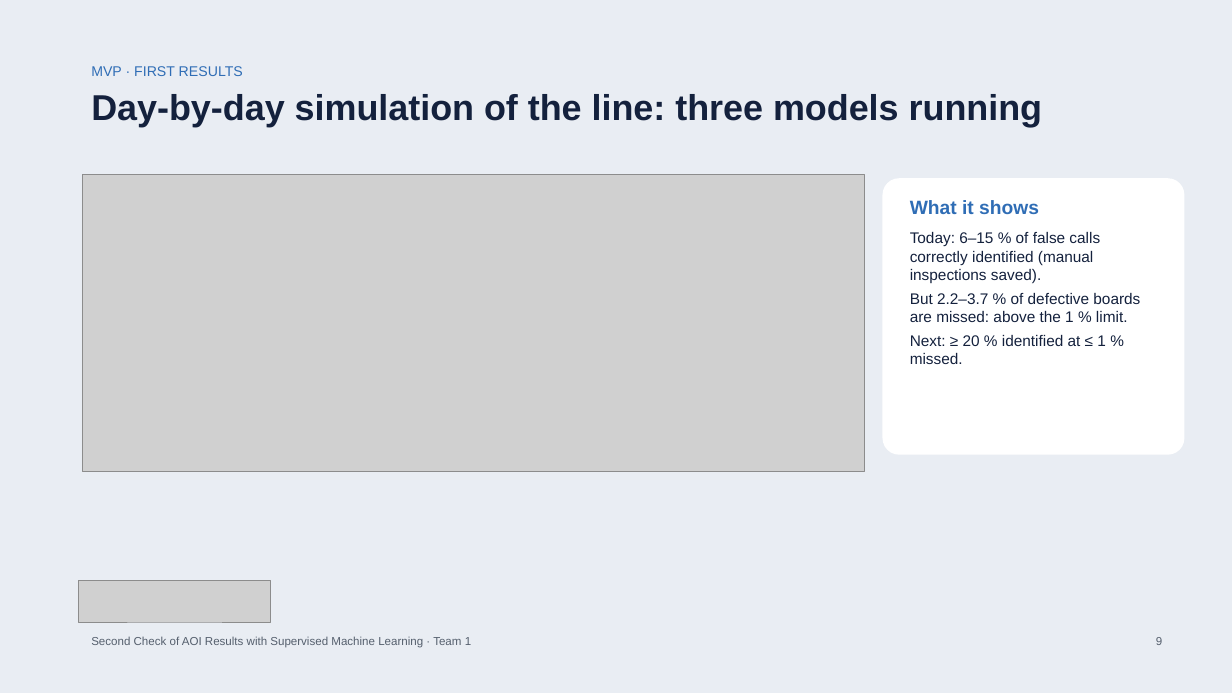
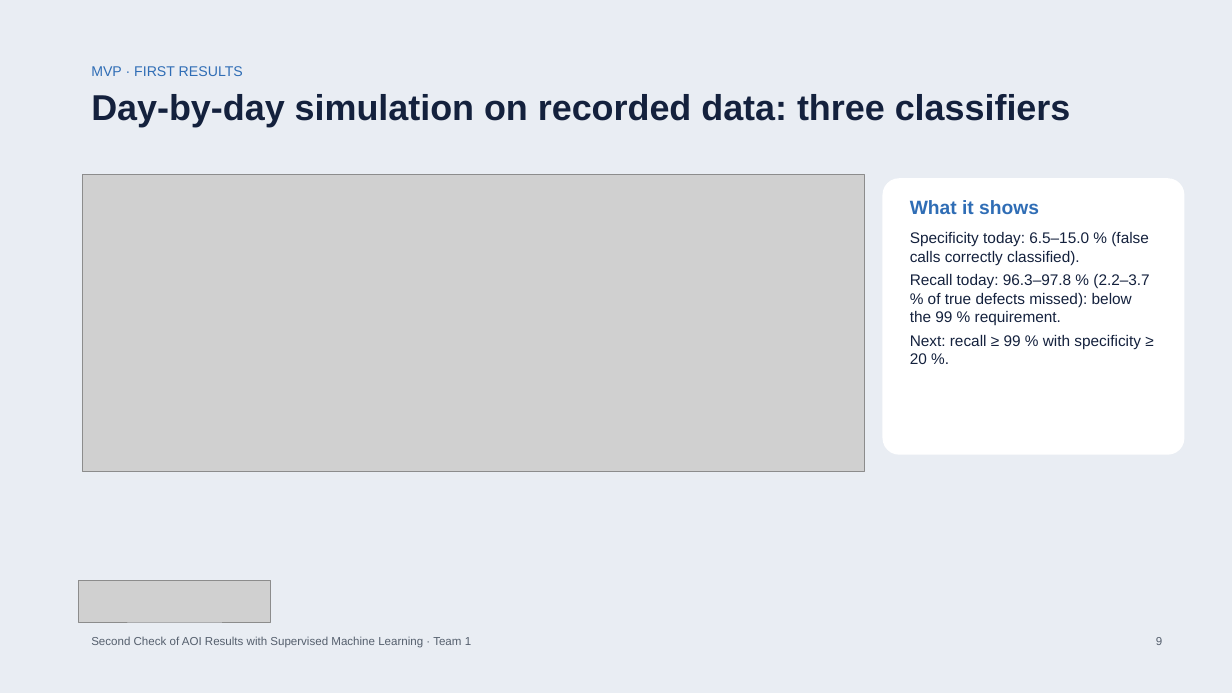
Before and after one commit to bodhi584/aoi-decision-gate, a slide deck: slide 9 of docs/slides_revised_topic.pptx. Drawn at 1232x693 pixels with LibreOffice and Linux fonts; fonts in the diff are those of the drawing; grey boxes stand for pictures. Boxes give left, top, right and bottom in pixels: in the first picture for what was removed or moved away, otherwise in the second. Text is boxed around its words. In the diff, an @@ line names an element or a change of style, - is before the commit and + after.

Commit message:
Precise scope and metrics: recall and specificity of the binary classification

```diff
--- a/docs/slides_revised_topic.pptx
+++ b/docs/slides_revised_topic.pptx
@@ text at [91, 94, 1071, 127]: text changed @@
-Day-by-day simulation of the line: three models running
+Day-by-day simulation on recorded data: three classifiers
@@ text at [910, 232, 1149, 364]: text changed @@
-Today: 6–15 % of false calls correctly identified (manual inspections saved).
-But 2.2–3.7 % of defective boards are missed: above the 1 % limit.
-Next: ≥ 20 % identified at ≤ 1 % missed.
+Specificity today: 6.5–15.0 % (false calls correctly classified).
+Recall today: 96.3–97.8 % (2.2–3.7 % of true defects missed): below the 99 % requirement.
+Next: recall ≥ 99 % with specificity ≥ 20 %.
```
Also in this commit, not shown: 10 other slides changed, 7 other files.
